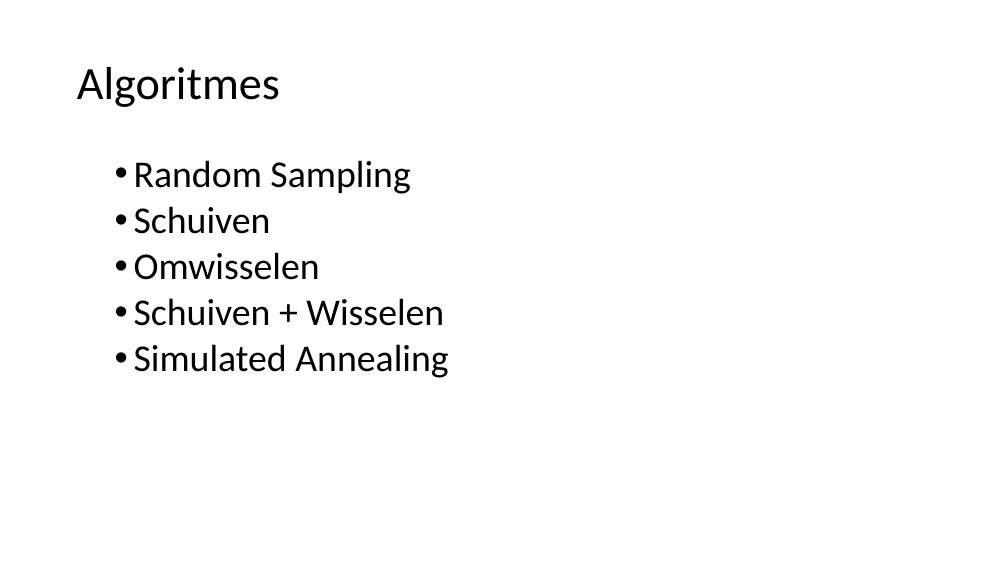
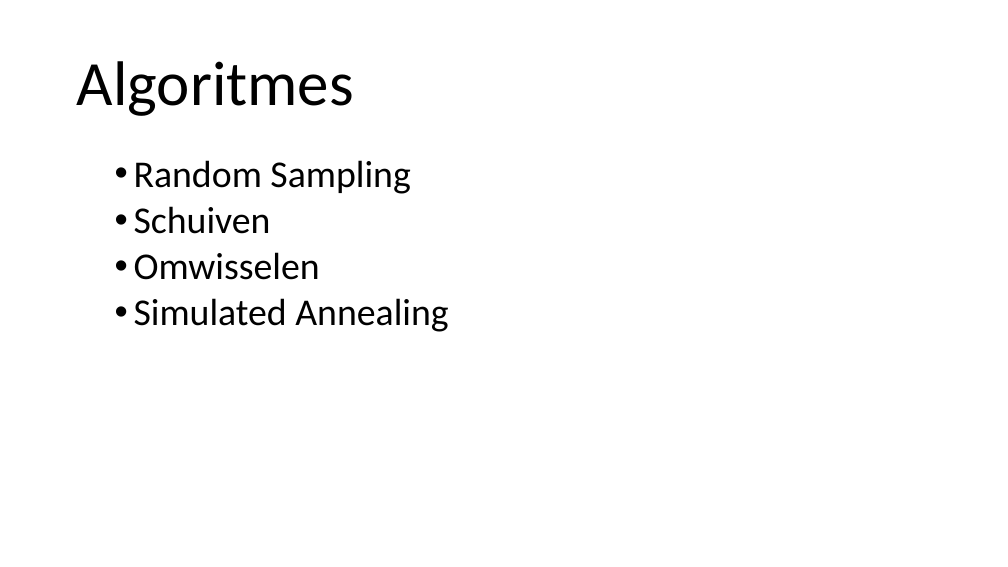
Before and after one commit to JoeySchouten/Heuristieken, a slide deck: slide 7 of documentatie/Amstelhaege.pptx (slide 8 before the commit). Drawn at 1008x567 pixels with LibreOffice and Linux fonts; fonts in the diff are those of the drawing; background and template pictures are left out. Boxes give left, top, right and bottom in pixels: in the first picture for what was removed or moved away, otherwise in the second. Text is boxed around its words. In the diff, an @@ line names an element or a change of style, - is before the commit and + after.

```diff
--- a/documentatie/Amstelhaege.pptx
+++ b/documentatie/Amstelhaege.pptx
@@ title "Algoritmes" at (77, 61, 354, 116): size 44 to 60 pt @@
@@ text at (134, 298, 444, 326): paragraph removed @@
-  • Schuiven + Wisselen
```
Also in this commit, not shown: 3 other slides changed, 5 slides added, 1 slide removed.
